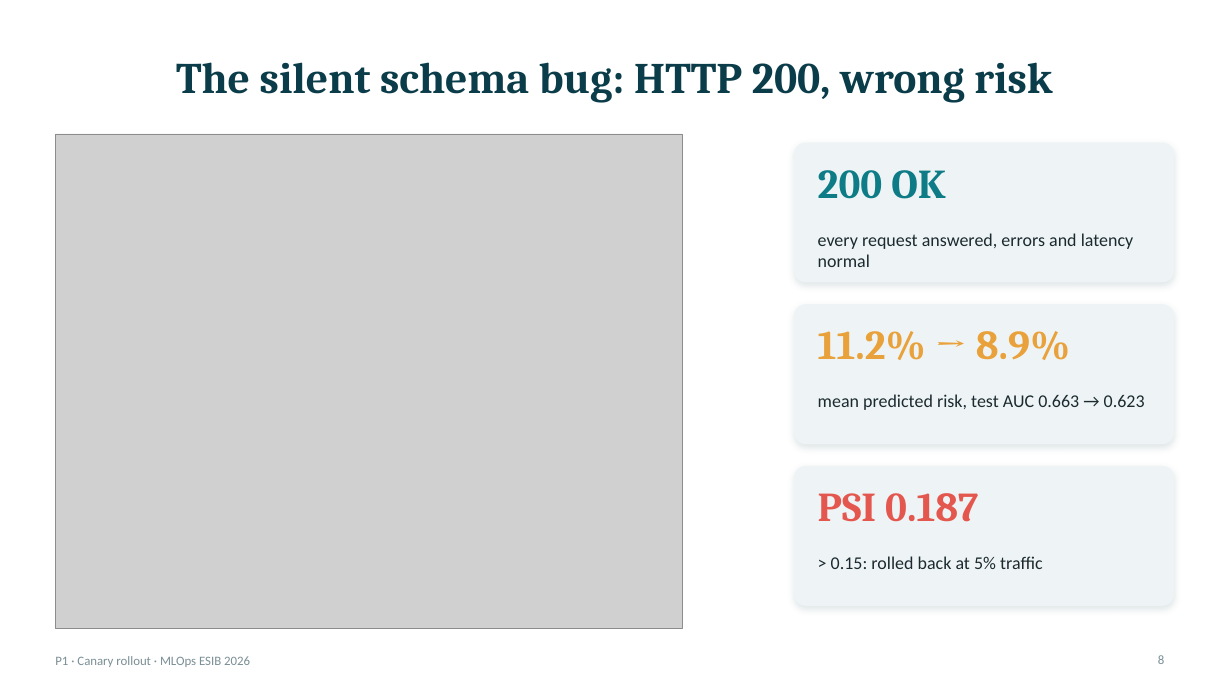
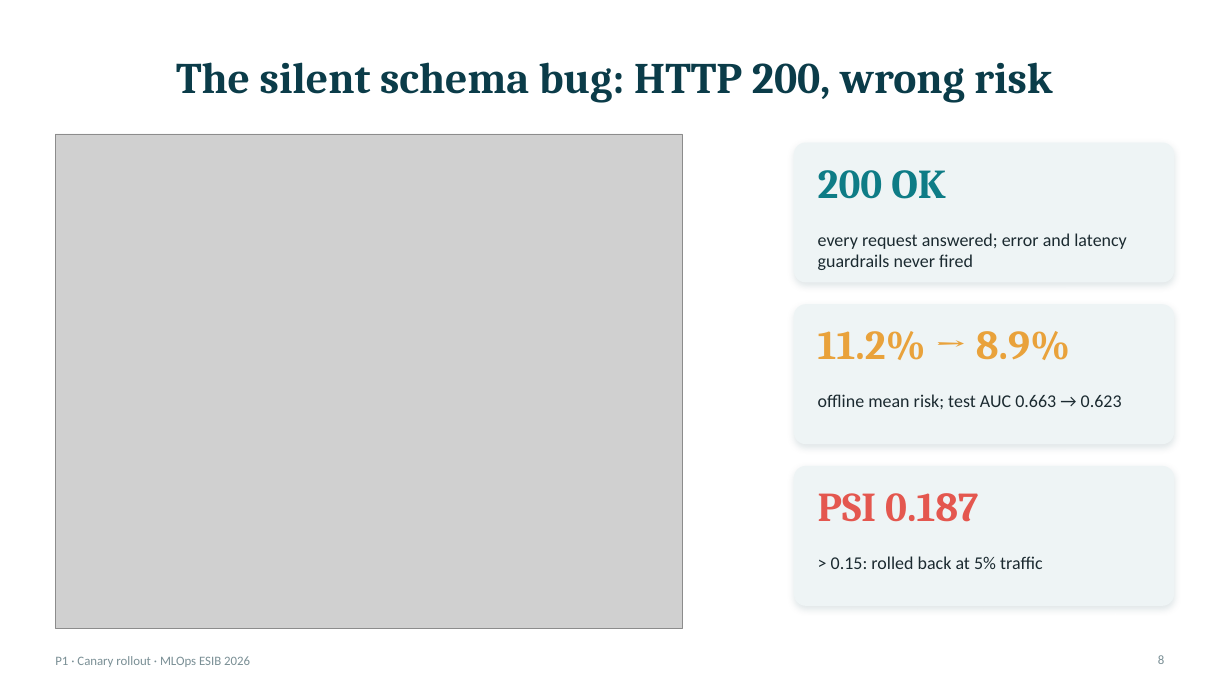
Before and after one commit to HoviGtaV/mlops-p1-canary, a slide deck: slide 8 of report/slides.pptx. Drawn at 1232x693 pixels with LibreOffice and Linux fonts; fonts in the diff are those of the drawing; grey boxes stand for pictures. Boxes give left, top, right and bottom in pixels: in the first picture for what was removed or moved away, otherwise in the second. Text is boxed around its words. In the diff, an @@ line names an element or a change of style, - is before the commit and + after.

```diff
--- a/report/slides.pptx
+++ b/report/slides.pptx
@@ text at box(818, 233, 1127, 270): text changed @@
-every request answered, errors and latency normal
+every request answered; error and latency guardrails never fired
@@ text at box(818, 394, 1122, 409): text changed @@
-mean predicted risk, test AUC 0.663 → 0.623
+offline mean risk; test AUC 0.663 → 0.623
```
Also in this commit, not shown: 6 other slides changed, 10 other files.
